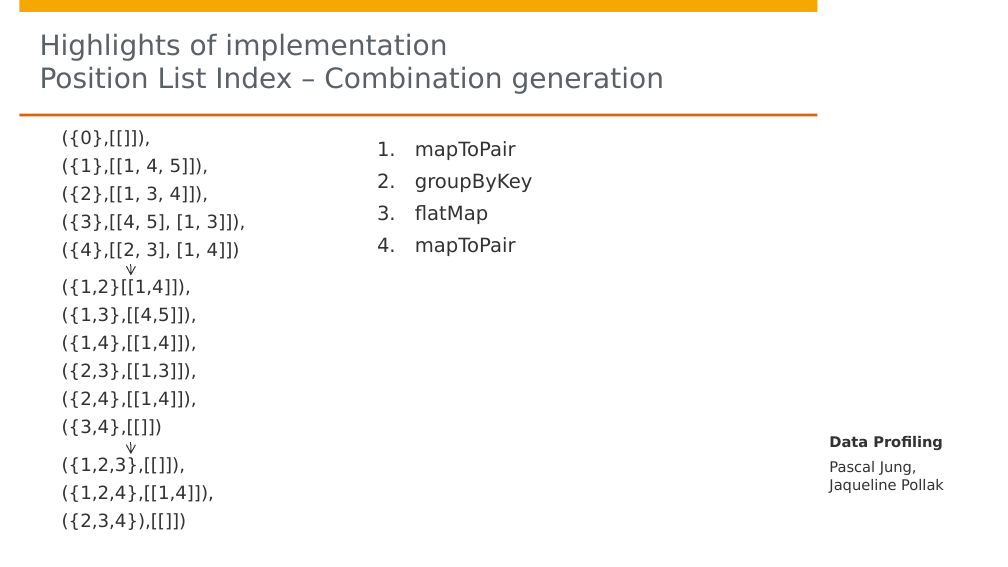
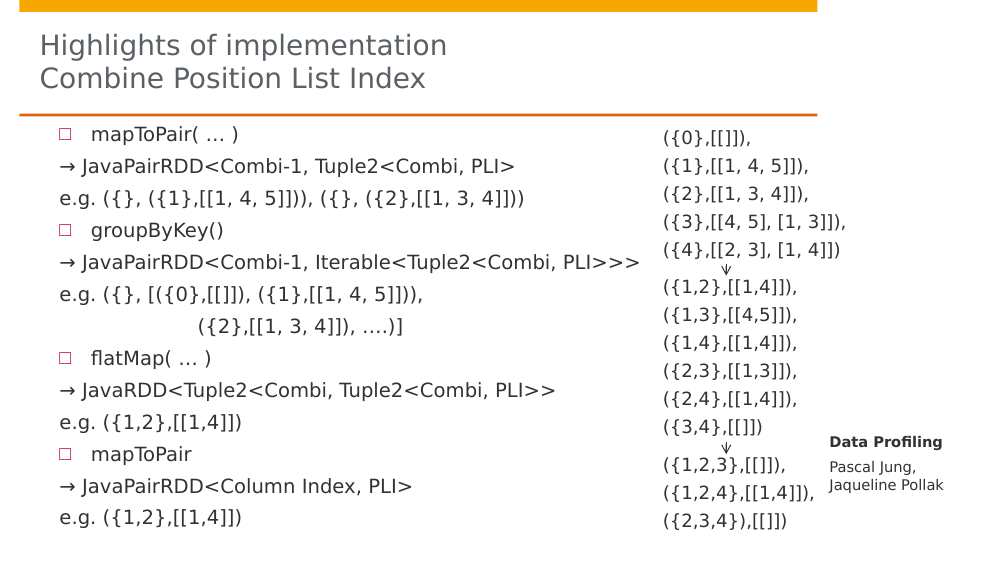
Before and after one commit to DBDA15/data-profiling, a slide deck: slide 22 of presentation.pptx (slide 21 before the commit). Drawn at 1008x567 pixels with LibreOffice and Linux fonts; fonts in the diff are those of the drawing; background and template pictures are left out. Boxes give left, top, right and bottom in pixels: in the first picture for what was removed or moved away, otherwise in the second. Text is boxed around its words. In the diff, an @@ line names an element or a change of style, - is before the commit and + after.

```diff
--- a/presentation.pptx
+++ b/presentation.pptx
@@ title at box(40, 33, 447, 89): text changed @@
-Highlights of implementation
-Position List Index – Combination generation
+Highlights of implementation
+Combine Position List Index
@@ text added at box(59, 126, 641, 528), 14 pt, text #323232 @@
+    □ mapToPair( … )
+    → JavaPairRDD<Combi-1, Tuple2<Combi, PLI>
+    e.g. ({}, ({1},[[1, 4, 5]])), ({}, ({2},[[1, 3, 4]]))
+    □ groupByKey()
+    → JavaPairRDD<Combi-1, Iterable<Tuple2<Combi, PLI>>>
+    e.g. ({}, [({0},[[]]), ({1},[[1, 4, 5]])),
+    ({2},[[1, 3, 4]]), ….)]
+    □ flatMap( … )
+    → JavaRDD<Tuple2<Combi, Tuple2<Combi, PLI>>
+    e.g. ({1,2},[[1,4]])
+    □ mapToPair
+    → JavaPairRDD<Column Index, PLI>
+    e.g. ({1,2},[[1,4]])
@@ text removed at box(415, 141, 533, 256) @@
-1. mapToPair
-2. groupByKey
-3. flatMap
-4. mapToPair
@@ text "({0},[[]]),": place and size @@
-text "({0},[[]])," at box(62, 130, 246, 530)
+text "({0},[[]])," at box(663, 130, 847, 530)
@@ arrow moved from (131, 264) - (131, 275) to (726, 264) - (726, 275) @@
@@ text at box(663, 279, 798, 296): text changed @@
-    ({1,2}[[1,4]]),
+    ({1,2},[[1,4]]),
@@ arrow moved from (131, 443) - (131, 455) to (726, 443) - (726, 455) @@
```
Also in this commit, not shown: 10 other slides changed, 4 slides added, 2 slides removed.
